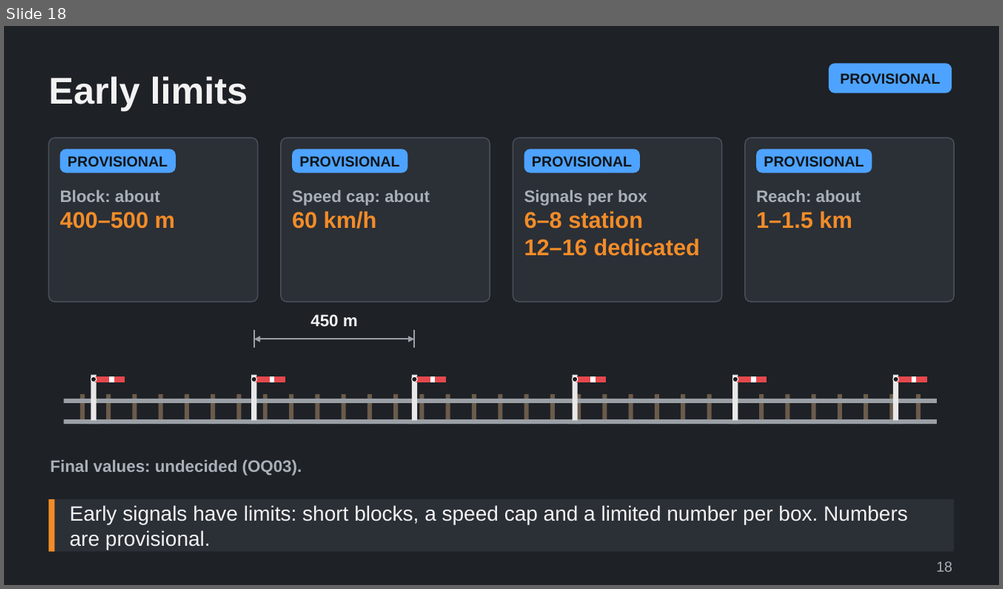
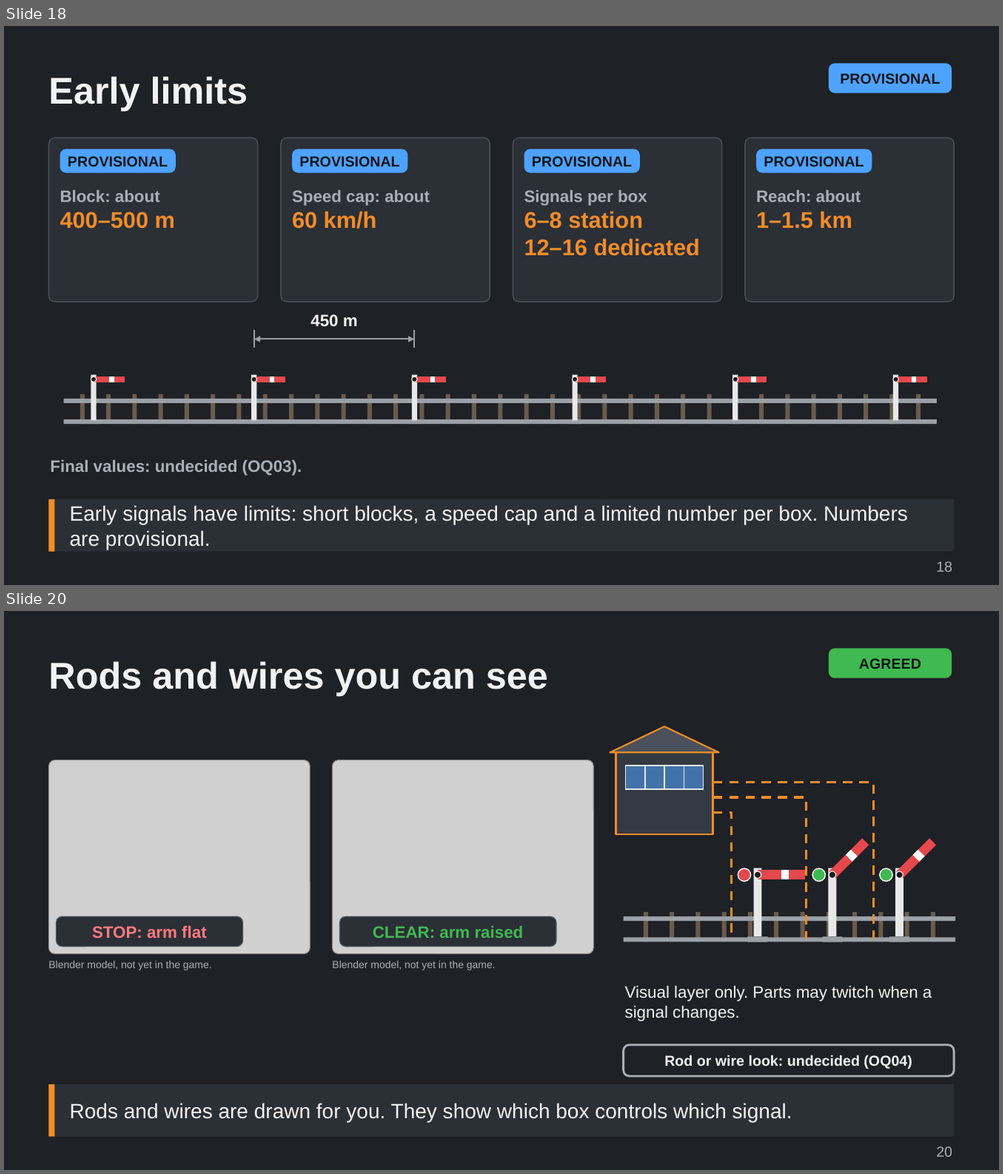
Before and after one commit to Tarenkookoo/Satisfactory---Early-Locomotion, a slide deck: Reporting/Claude Presents/Deck2_Signals/Signals_and_Signal_Boxes_Explained.pptx. Shown one above the other, each under a label of ours: slide 18 before the commit, slides 18 and 20 after it; the slides between them are not shown. The pictures are 1003x589 and 1003x1174 pixels, drawn with LibreOffice and Linux fonts; fonts in the diff are those of the drawing; grey boxes stand for pictures. Boxes give left, top, right and bottom in pixels: in the first picture for what was removed or moved away, otherwise in the second. Text is boxed around its words. In the diff, an @@ line names an element or a change of style, - is before the commit and + after.

```diff
--- a/Reporting/Claude Presents/Deck2_Signals/Signals_and_Signal_Boxes_Explained.pptx
+++ b/Reporting/Claude Presents/Deck2_Signals/Signals_and_Signal_Boxes_Explained.pptx
@@ slide 20 added at (4, 611, 999, 1170), background #1E2126 @@
@@ rounded rectangle added at (828, 648, 951, 678), fill #3FB950, 14 pt, text #101418, bold @@
+AGREED
@@ title added at (48, 661, 548, 696), 36 pt, text #F2F2F2, bold @@
+Rods and wires you can see
@@ picture added at (48, 760, 310, 954) @@
@@ picture added at (333, 760, 594, 954) @@
@@ group added at (610, 726, 956, 943): 22 rectangles, 10 freeform shapes, 6 ellipses, 3 lines @@
@@ rounded rectangle added at (57, 917, 243, 947), fill #2B2F36, outline #4A515B 1 pt, 16 pt, text #FF7A7E, bold @@
+STOP: arm flat
@@ rounded rectangle added at (340, 917, 556, 947), fill #2B2F36, outline #4A515B 1 pt, 16 pt, text #3FB950, bold @@
+CLEAR: arm raised
@@ text added at (48, 961, 212, 971), 10 pt, text #A9B0B8 @@
+Blender model, not yet in the game.
@@ text added at (332, 961, 495, 971), 10 pt, text #A9B0B8 @@
+Blender model, not yet in the game.
@@ text added at (625, 985, 931, 1022), 16 pt, text #F2F2F2 @@
+Visual layer only. Parts may twitch when a signal changes.
@@ rounded rectangle added at (623, 1045, 954, 1076), outline #A9B0B8 2 pt, 14 pt, text #F2F2F2, bold @@
+Rod or wire look: undecided (OQ04)
@@ rectangle added at (48, 1085, 954, 1137), fill #2B2F36, 20 pt, text #F2F2F2 @@
+Rods and wires are drawn for you. They show which box controls which signal.
@@ rectangle added at (48, 1085, 55, 1137), fill #F28C28 @@
@@ text added at (936, 1147, 952, 1157), 14 pt, text #A9B0B8 @@
+20
```
Also in this commit, not shown: 8 other slides added, 5 other files.
